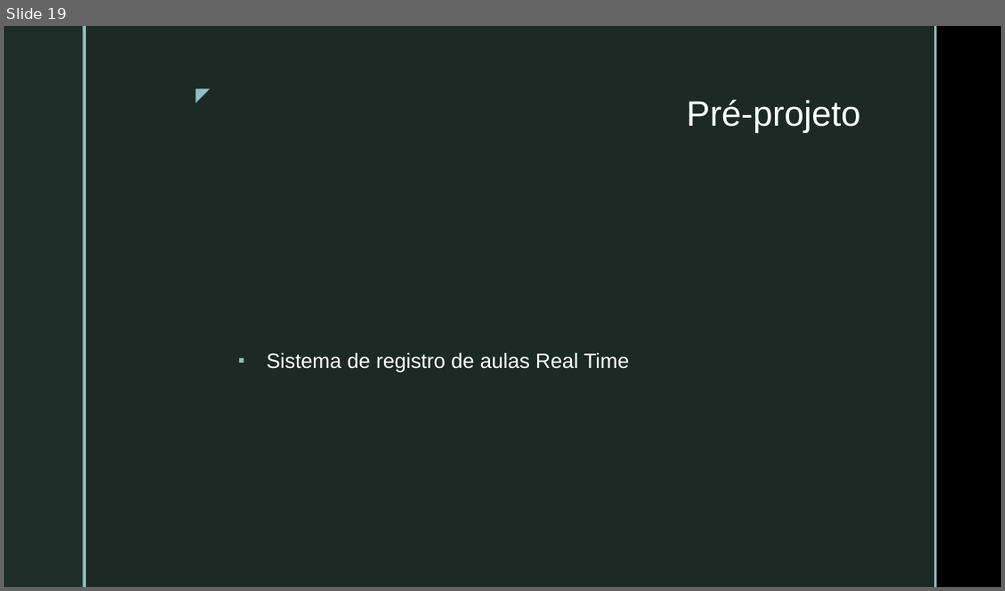
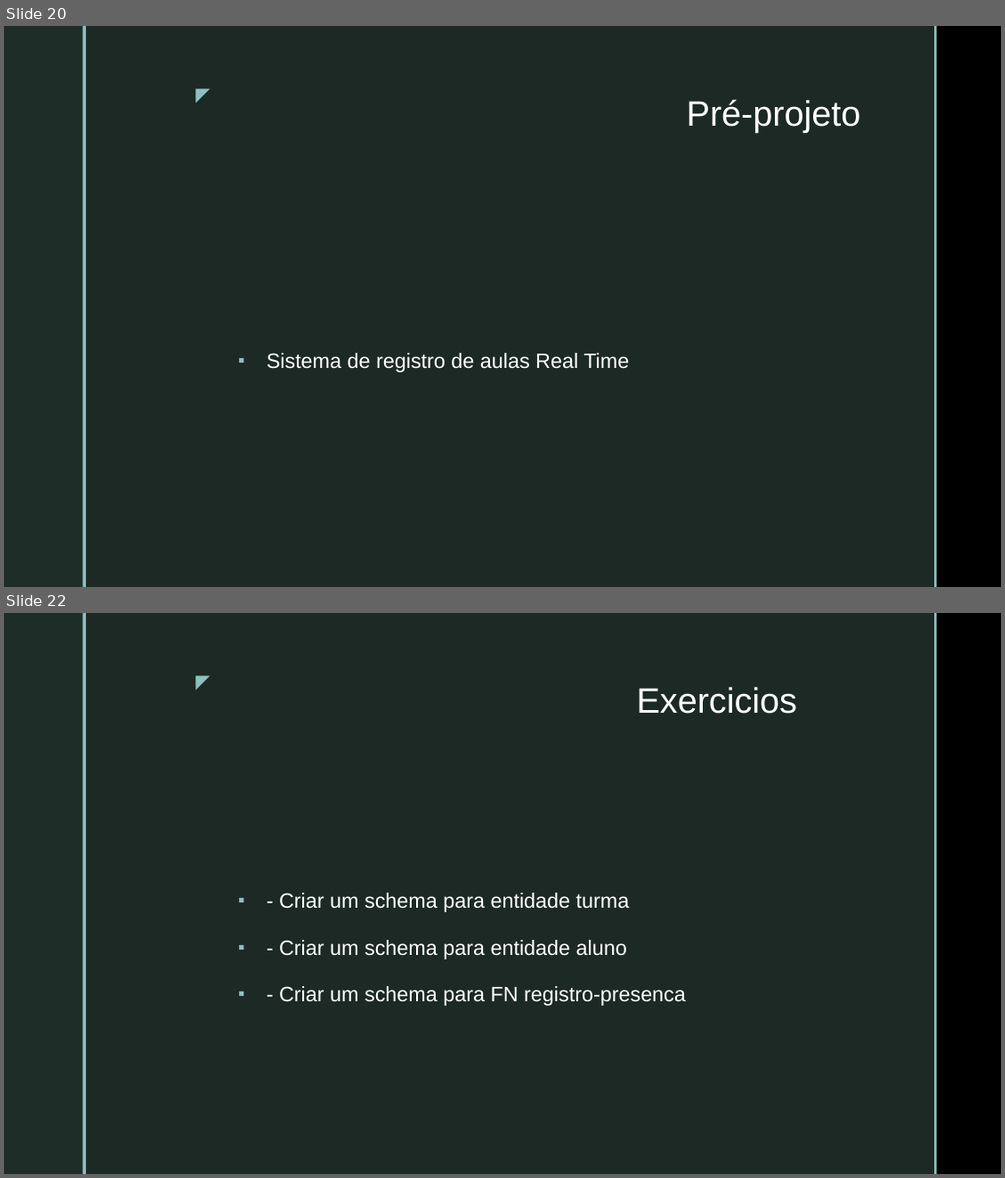
Before and after one commit to VictorInacio/curso-clojure-mybank, a slide deck: doc/NUBOOT-MOD3-PROG-TEC-CLJ.pptx. Shown one above the other, each under a label of ours: slide 19 before the commit, slides 20 and 22 after it; the slides between them are not shown. The pictures are 1005x591 and 1005x1178 pixels, drawn with LibreOffice and Linux fonts; fonts in the diff are those of the drawing; background and template pictures are left out. Boxes give left, top, right and bottom in pixels: in the first picture for what was removed or moved away, otherwise in the second. Text is boxed around its words. In the diff, an @@ line names an element or a change of style, - is before the commit and + after.

Commit message:
aula 4 - Plumatic Schema

```diff
--- a/doc/NUBOOT-MOD3-PROG-TEC-CLJ.pptx
+++ b/doc/NUBOOT-MOD3-PROG-TEC-CLJ.pptx
@@ slide 22 added at (x1=4, y1=613, x2=1001, y2=1174), background picture (left out); not listed: 5 template elements that a slide beside it also shows @@
@@ title added at (x1=637, y1=687, x2=797, y2=714), 34 pt, text #FFFFFF @@
+Exercicios
@@ text added at (x1=279, y1=892, x2=686, y2=1005), 20 pt, text #FFFFFF @@
+▪ - Criar um schema para entidade turma
+▪ - Criar um schema para entidade aluno
+▪ - Criar um schema para FN registro-presenca
@@ what was slide 19 is now slide 20 @@
```
Also in this commit, not shown: 5 slides changed, 3 other slides added, 1 slide removed, 9 other files.
